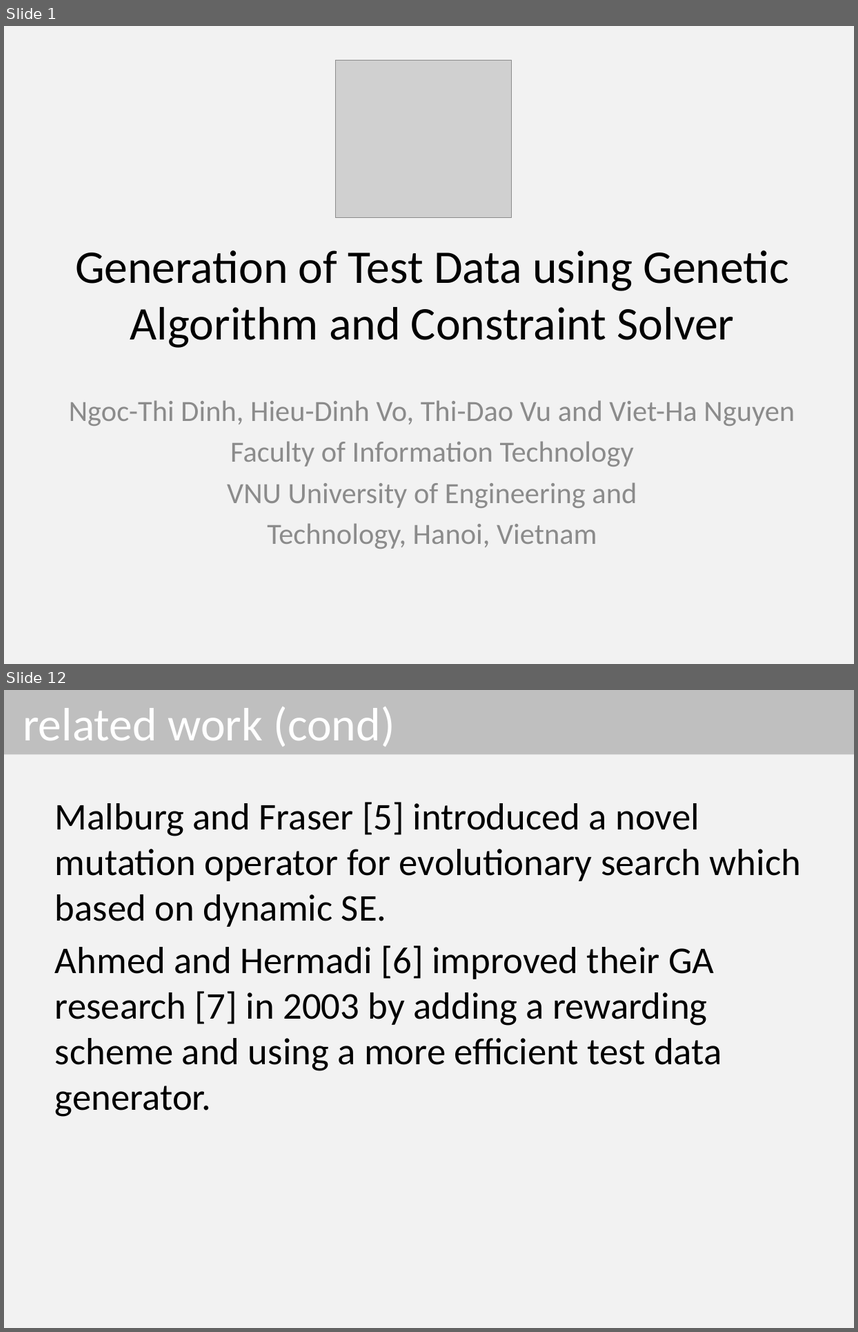
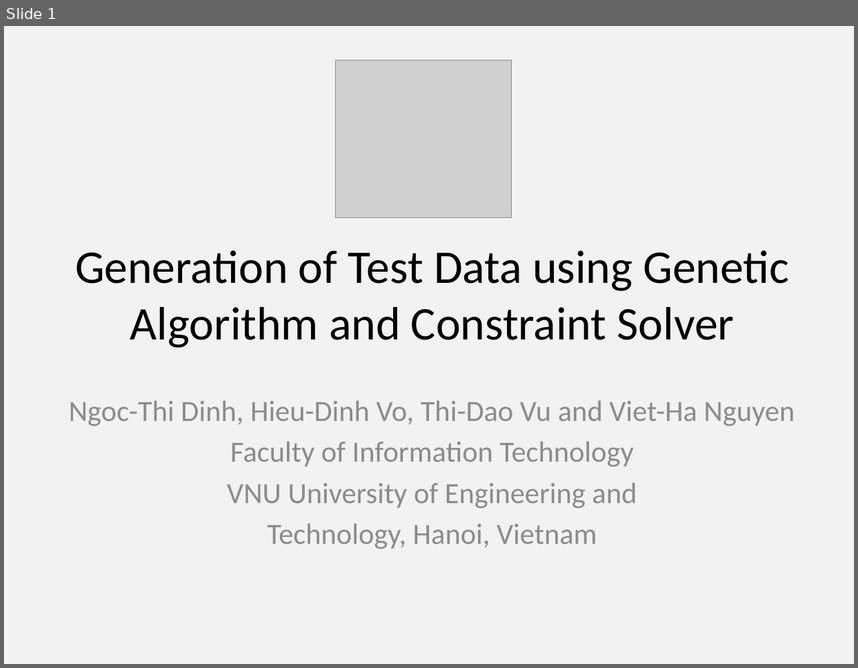
Before and after one commit to dinhngocthi/GAsource, a slide deck: CFT4CUnitSrc/src/report/ACIIDS2016_Presentation.pptx. Shown one above the other, each under a label of ours: slides 1 and 12 before the commit, slide 1 after it; the slides between them are not shown. The pictures are 858x1332 and 858x668 pixels, drawn with LibreOffice and Linux fonts; fonts in the diff are those of the drawing; grey boxes stand for pictures. Boxes give left, top, right and bottom in pixels: in the first picture for what was removed or moved away, otherwise in the second. Text is boxed around its words. In the diff, an @@ line names an element or a change of style, - is before the commit and + after.

```diff
--- a/CFT4CUnitSrc/src/report/ACIIDS2016_Presentation.pptx
+++ b/CFT4CUnitSrc/src/report/ACIIDS2016_Presentation.pptx
@@ slide 12 removed at <box>4,690,854,1328</box>, background #F2F2F2 @@
@@ title removed at <box>4,690,854,755</box> @@
-related work (cond)
@@ text removed at <box>55,802,801,1116</box> @@
-Malburg and Fraser [5] introduced a novel mutation operator for evolutionary search which based on dynamic SE.
-Ahmed and Hermadi [6] improved their GA research [7] in 2003 by adding a rewarding scheme and using a more efficient test data generator.
```
Also in this commit, not shown: 2 slides changed, 25 other slides removed.
